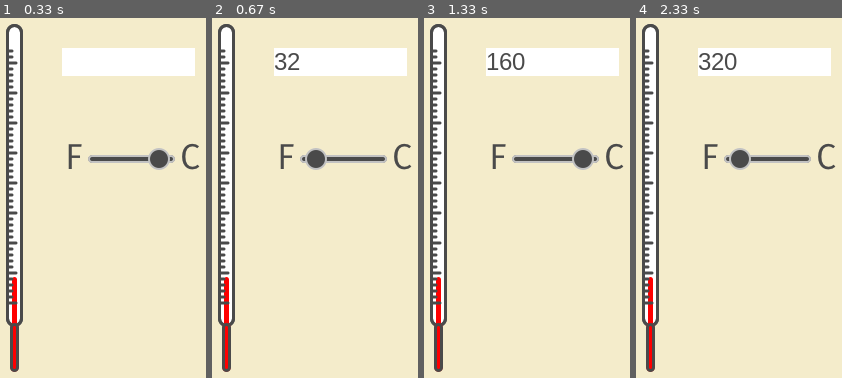
Above: before the commit, frames 1-4 (left to right).
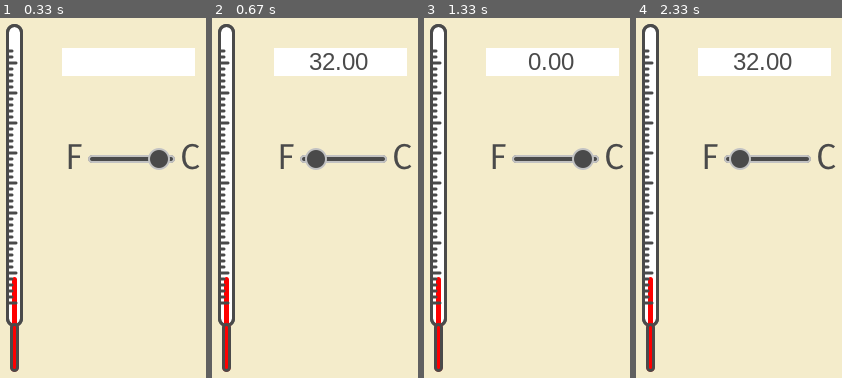
Above: after the commit, the same moments.

Repository: chunche95/ProgramacionModernaPython
Game: pygame game, started from programacion_moderna_python-chunche/7-TermómetroPyGame/termometro.py
The game is run twice, just before and just after one commit, with the same random seed, the same clock (stepped at 60 frames per second) and the same inputs.
Inputs (mouse positions are in pixels of both pictures, inside the frame that each line leads up to):
- Up to frame 1 (0.33 s): no input
- Up to frame 2 (0.67 s): click (312, 198) at 0.38 s
- Up to frame 3 (1.33 s): tap 1 at 0.67 s; click (434, 133) at 1.05 s
- Up to frame 4 (2.33 s): click (outside the picture) at 1.38 s; click (743, 57) at 1.72 s; click (722, 306) at 2.05 s

Frame 1 is identical in both runs. In frame 2, 0.8% of the frame differs, in the area x 30-76%, y 9-15%; in frame 3, 0.8%; in frame 4, 0.9%.

Commit message:
Control de cantidad de numeros a la salida del resultado, control de coma flotante

Diff:
--- a/programacion_moderna_python-chunche/7-TermómetroPyGame/termometro.py
+++ b/programacion_moderna_python-chunche/7-TermómetroPyGame/termometro.py
@@ -53,7 +53,7 @@
         else:
             resultado = grados
 
-        return resultado
+        return "{:10.2f}".format(resultado) # Devuelve el resultado de la conversion de la temperatura con un numero de 10 unidades y 2 decimales (maximo)
 
 
 class Selector():
@@ -87,6 +87,7 @@
     __strValue = ""
     __position = [0,0]
     __size = [0,0]
+    __pointsCount = 0
     # Constructor
     def __init__(self,value = 0):
         self.__font = pygame.font.SysFont("Arial", 24)
@@ -104,13 +105,17 @@
         if event.type == KEYDOWN:
             # Tres formas:
             # if event.key == K_0 or event.key == K_1
-            if event.unicode.isdigit() and len(self.__strValue) < 10:
+            if event.unicode.isdigit() and len(self.__strValue) < 10 or (event.unicode == '.' and self.__pointsCount == 0) :
             #if event.unicode in '0123456789':
                 self.__strValue += event.unicode
                 self.value(self.__strValue)
+                if event.unicode == '.':
+                    self.__pointsCount += 1
                # print(event.unicode)
                # print(self.__strValue, self.__value)
             elif event.key == K_BACKSPACE:
+                if self.__strValue[-1] == '.':
+                    self.__pointsCount -= 1
                 self.__strValue = self.__strValue[:-1]
                 self.value(self.__strValue)
                # print(self.__strValue, self.__value)
@@ -141,10 +146,14 @@
             val = str(val)
             # print(val, "Cadena")
             try:
-                self.__value = int(val)
-                # self.__value = float(val) #--> Cambiamos la cadena a valor entero con coma flotante y asi 'no casca'
+                # self.__value = int(val)
+                self.__value = float(val) #--> Cambiamos la cadena a valor entero con coma flotante y asi 'no casca'
                 self.__strValue = val
                 print(self.__value, self.__strValue)
+                if '.' in self.__strValue:
+                    self.__pointsCount = 1
+                else:
+                    self.__pointsCounts = 0
             except:
                 print("Uy! hay un error! Miratelo -- Zona value")
                 pass
@@ -254,7 +263,7 @@
                     print(nuevaUnidad)
                     temperatura = self.termometro.convertir(grados, nuevaUnidad)
                     # print(temperatura)
-                    self.entrada.value(int (temperatura))
+                    self.entrada.value(temperatura)
             # Pintamos el fondo de pantalla --> para no dejar rastros de cambio de unidades
             self.__screen.fill((244,236,203))
 
